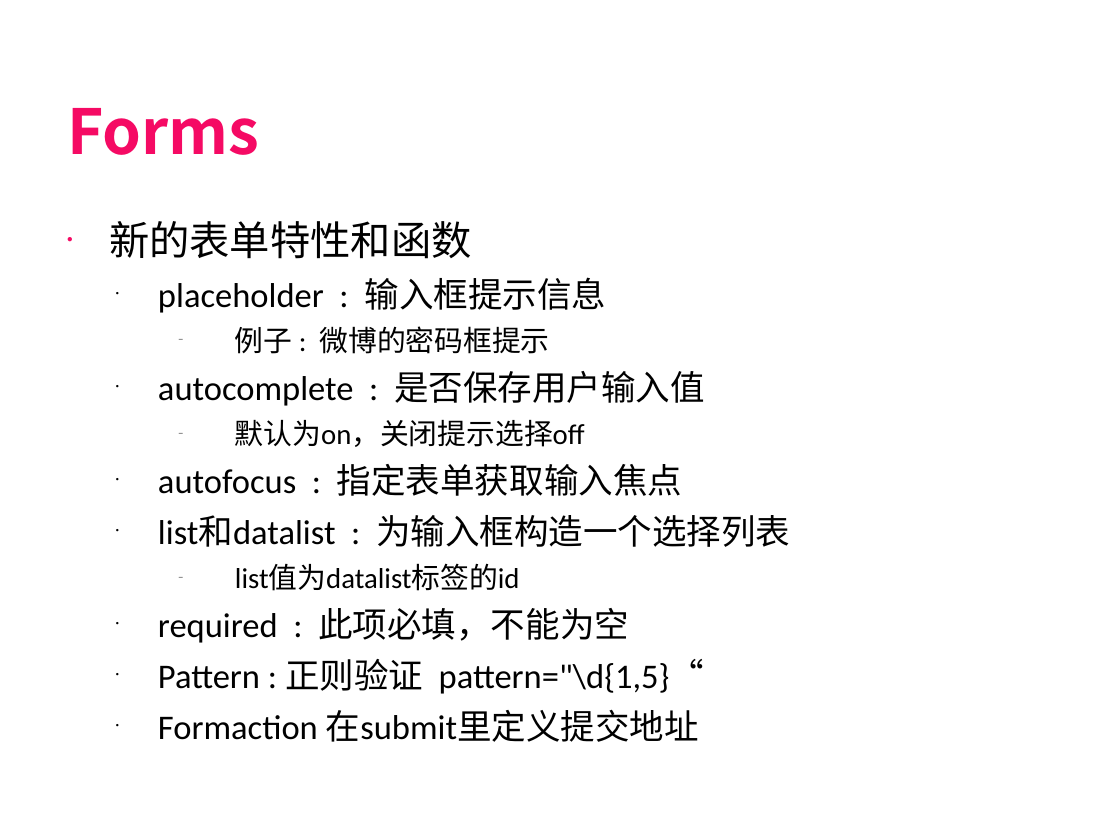
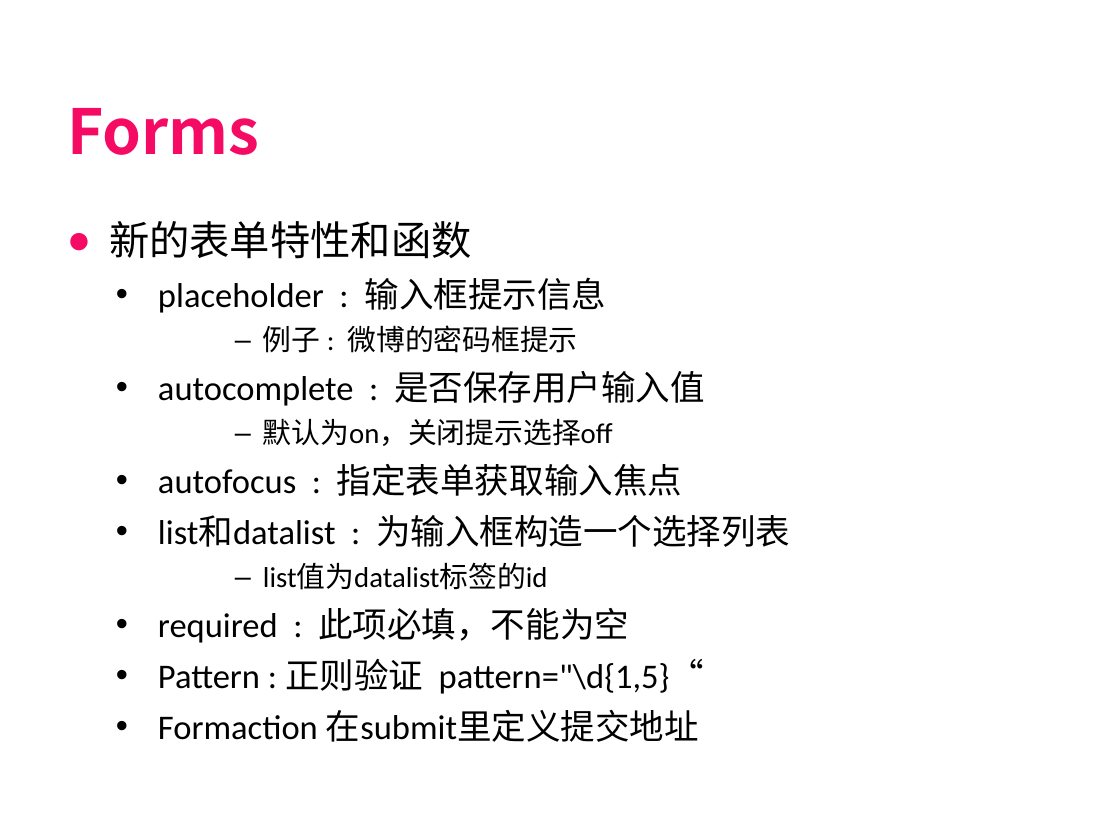
Before and after one commit to GanYihuan/Miaowei, a slide deck: slide 19 of 03-HTML5/01-初识HTML5/html5语义化标签.ppt. Drawn at 1120x840 pixels with LibreOffice and Linux fonts; fonts in the diff are those of the drawing; background and template pictures are left out. Boxes give left, top, right and bottom in pixels: in the first picture for what was removed or moved away, otherwise in the second. Text is boxed around its words. In the diff, an @@ line names an element or a change of style, - is before the commit and + after.

```diff
--- a/03-HTML5/01-初识HTML5/html5语义化标签.ppt
+++ b/03-HTML5/01-初识HTML5/html5语义化标签.ppt
@@ text "新的表单特性和函数" at box(109, 221, 790, 742): indent changed @@
```
Also in this commit, not shown: 19 other slides changed, 33 other files.
